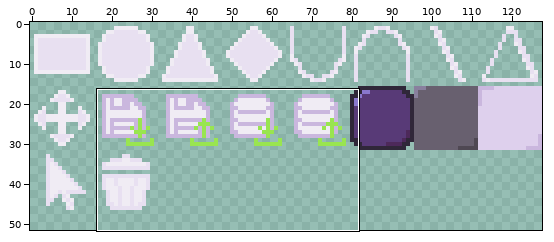
One commit to this sprite sheet: src/main/resources/textures.png. Above: a wide view before the commit, with the close-up outlined.
Close-up. As it was:
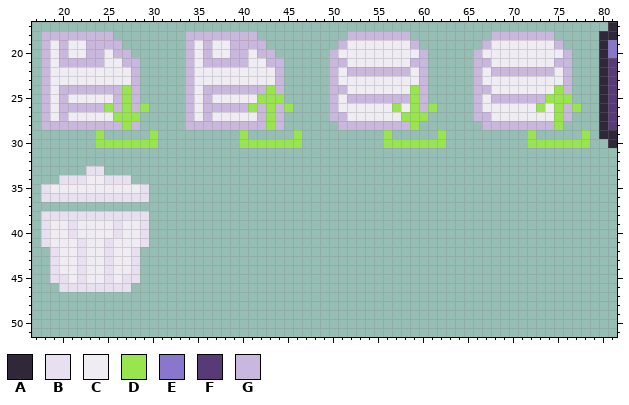
The file is 128x128 pixels. Shown: x 17..81, y 17..51. The wide view leaves out empty margins.
Palette (. is transparent): A #302739  B #e8e0f1  C #f0ecf4  D #99e550  E #8977cd  F #583a77  G #cab7de
After:
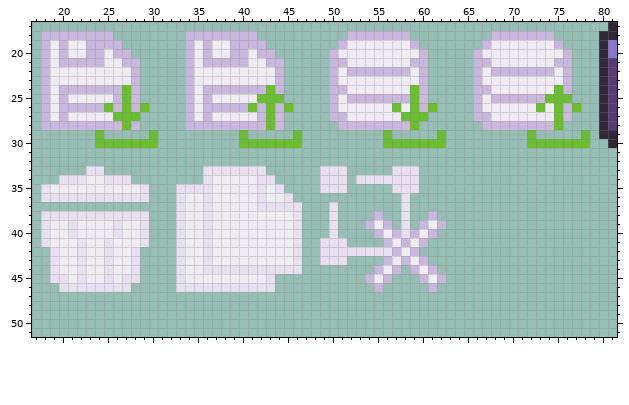
What changed:
colour D: #99e550 -> #6abe30
y 33: x 36..42 ....... -> BBBBBBB; x 49..51 ... -> BBB; x 57..59 ... -> BBB
y 34: x 36..43 ........ -> BCCCCCBB; x 49..51 ... -> BBB; x 53..59 ....... -> BBBBBBB
y 35: x 33..44 ............ -> BBBBCCCCCBCB; x 49..51 ... -> BBB; x 57..59 ... -> BBB
y 36: x 33..45 ............. -> BCCBCCCCCBCCB; x 58 . -> B
y 37: x 33..46 .............. -> BCCBCCCCCBBBBB; x 50 . -> B; x 58 . -> B
y 38: x 33..46 .............. -> BCCBCCCCCCCCCB; x 50 . -> B; x 55 . -> G; x 58 . -> B; x 61 . -> G
y 39: x 33..46 .............. -> BCCBCCCCCCCCCB; x 50 . -> B; x 54..56 ... -> GCG; x 58 . -> B; x 60..62 ... -> GCG
y 40: x 33..46 .............. -> BCCBCCCCCCCCCB; x 50 . -> B; x 55..61 ....... -> GCGBGCG
y 41: x 33..46 .............. -> BCCBCCCCCCCCCB; x 49..51 ... -> BBB; x 56..60 ..... -> GCGCG
y 42: x 33..46 .............. -> BCCBCCCCCCCCCB; x 49..59 ........... -> BBBBBBBBGCG
y 43: x 33..46 .............. -> BCCBCCCCCCCCCB; x 49..51 ... -> BBB; x 56..60 ..... -> GCGCG
y 44: x 33..46 .............. -> BCCBBBBBBBBBBB; x 55..57 ... -> GCG; x 59..61 ... -> GCG
y 45: x 33..43 ........... -> BCCCCCCCCCB; x 54..56 ... -> GCG; x 60..62 ... -> GCG
y 46: x 33..43 ........... -> BBBBBBBBBBB; x 55 . -> G; x 61 . -> G
Where, in picture pixels (left, top, right, bottom), the same in both close-ups:
changed: (95, 85, 158, 148)
changed: (176, 85, 446, 292)
changed: (527, 85, 590, 148)
